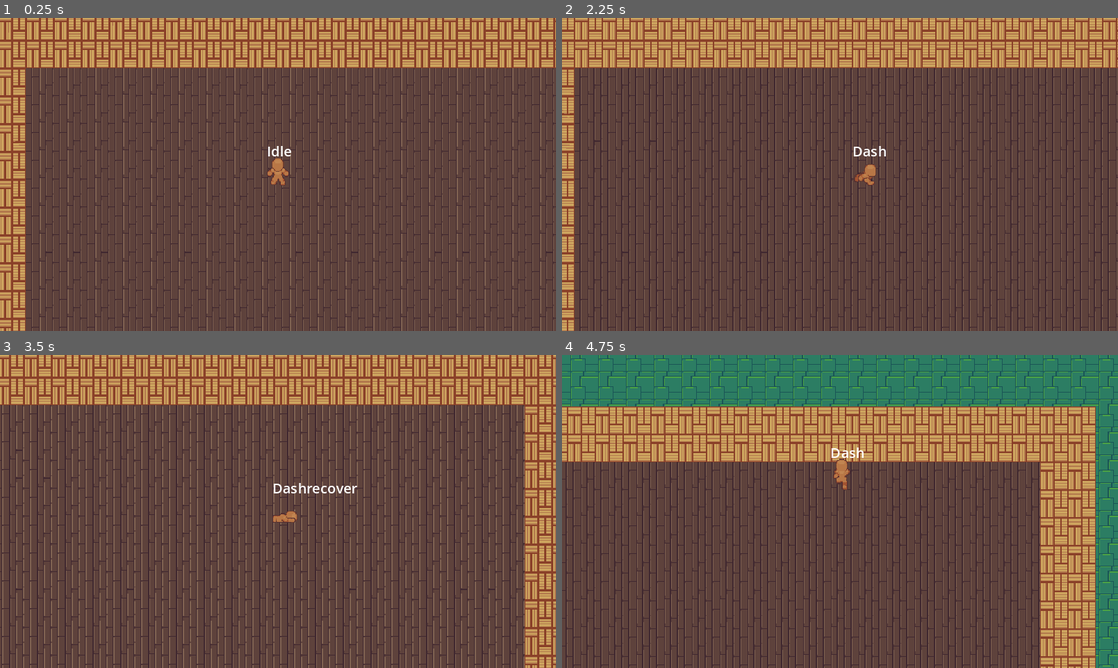
Above: before the commit, frames 1-4 (two rows, left to right).
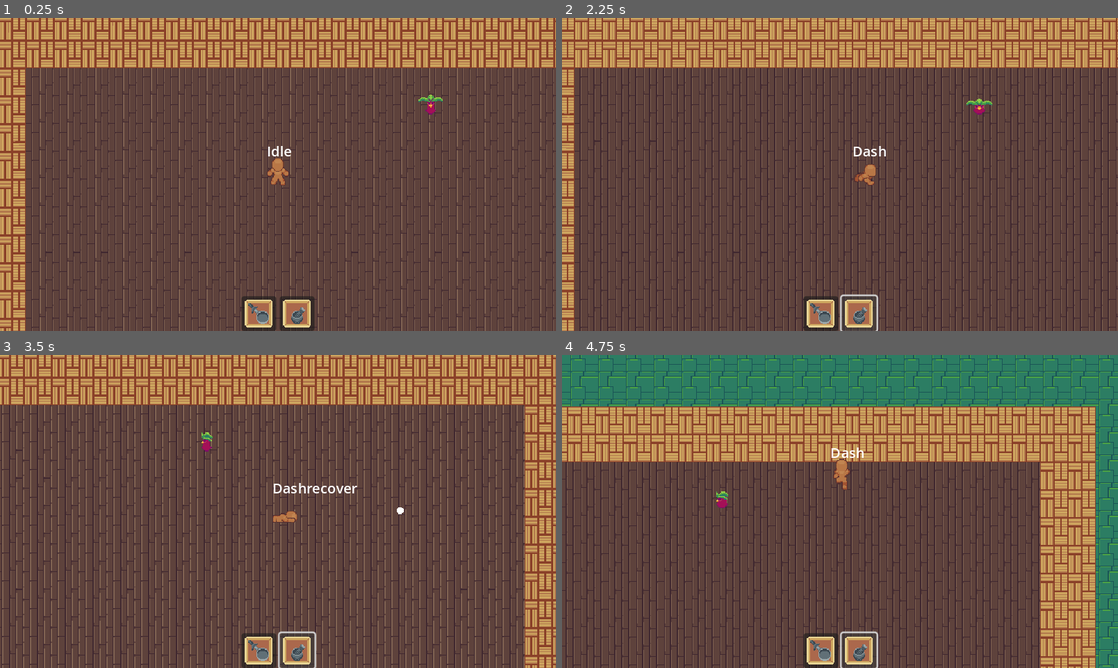
Above: after the commit, the same moments.

Repository: ajcar110/ARPG-Char-Control
Game: Godot game, scene res://game_master.tscn
The game is run twice, just before and just after one commit, with the same random seed, the same clock (stepped at 60 frames per second) and the same inputs.
Inputs (mouse positions are in pixels of both pictures, inside the frame that each line leads up to):
- Up to frame 1 (0.25 s): no input
- Up to frame 2 (2.25 s): click (823, 312) at 0.52 s; click (856, 312) at 1.27 s; hold D (move_right) from 2.03 s (still down); tap Space (dash) at 2.1 s
- Up to frame 3 (3.5 s): release D (move_right) at 2.78 s; hold S (move_down) from 2.78 s (still down); tap Q (ability1) at 2.85 s; tap Space (dash) at 3.05 s
- Up to frame 4 (4.75 s): release S (move_down) at 3.53 s; hold D (move_right) 3.53-4.28 s; tap F (atk) at 3.6 s; tap Space (dash) at 3.8, 4.35 s; hold W (move_up) from 4.28 s (still down)

The runs differ from the first frame. In frame 1, 1.4% of the frame differs, in the area x 43-80%, y 24-100%; in frame 2, 1.4%; in frame 3, 1.4%; in frame 4, 1.3%.
Error before the commit: Attempt to call function 'get_children' in base 'null instance' on a null instance. (res://Abilities/SpreadShot/SpreadShot.gd:27)

Commit message:
Implimenting Enemy system

Diff:
--- a/Abilities/SpreadShot/SpreadShot.tscn
+++ b/Abilities/SpreadShot/SpreadShot.tscn
@@ -4,3 +4,5 @@
 
 [node name="SpreadShot" type="Node2D"]
 script = ExtResource("1_sx0eg")
+
+[node name="Abilities" type="Node2D" parent="."]
--- /dev/null
+++ b/Entity/BaseEntity.gd
@@ -0,0 +1,28 @@
+extends CharacterBody2D
+
+class_name Entity
+@export var speed = 4
+
+signal FacingUpdated
+
+var attack
+var facing: String = "Down"
+var direction_map = {"Left":Vector2.LEFT,
+					"Right":Vector2.RIGHT,
+					"Up":Vector2.UP,
+					"Down":Vector2.DOWN}
+
+
+
+func facing_direction(targetdir):
+	if targetdir.x < 0: facing  = "Left"
+	elif targetdir.x > 0: facing = "Right"
+	elif targetdir.y >0: facing = "Down"
+	elif targetdir.y < 0: facing = "Up"
+
+
+func _on_detection_zone_body_entered(body):
+	var targetdir = self.position.direction_to(body.position)
+	facing_direction(targetdir)
+	print(facing)
+	FacingUpdated.emit()
--- /dev/null
+++ b/Entity/EntityPieces/EnemyIdle.gd
@@ -0,0 +1,16 @@
+extends State
+
+
+
+
+func _ready():
+	character.FacingUpdated.connect(on_facing_updated)
+
+
+func Enter():
+	animation.play("Idle" + character.facing)
+
+
+
+func on_facing_updated():
+	animation.play("Idle" + character.facing)
--- a/EntityPieces/damagable.tscn
+++ b/Entity/EntityPieces/damagable.tscn
@@ -1,6 +1,6 @@
 [gd_scene load_steps=2 format=3 uid="uid://cnppyhas123df"]
 
-[ext_resource type="Script" path="res://EntityPieces/Damagable.gd" id="1_2v0ag"]
+[ext_resource type="Script" path="res://Entity/EntityPieces/Damagable.gd" id="1_2v0ag"]
 
 [node name="Damagable" type="Node"]
 script = ExtResource("1_2v0ag")
--- a/EntityPieces/hitbox.tscn
+++ b/Entity/EntityPieces/hitbox.tscn
@@ -1,6 +1,6 @@
 [gd_scene load_steps=2 format=3 uid="uid://e570ysjrmaon"]
 
-[ext_resource type="Script" path="res://EntityPieces/Hitbox.gd" id="1_yk6xa"]
+[ext_resource type="Script" path="res://Entity/EntityPieces/Hitbox.gd" id="1_yk6xa"]
 
 [node name="HitBox" type="Area2D"]
 script = ExtResource("1_yk6xa")
--- /dev/null
+++ b/Entity/entity.tscn
@@ -0,0 +1,258 @@
+[gd_scene load_steps=15 format=3 uid="uid://ckdchykgxsdwu"]
+
+[ext_resource type="Script" path="res://Entity/BaseEntity.gd" id="1_nlwaq"]
+[ext_resource type="Script" path="res://StateMachine/StateMachine.gd" id="2_43dww"]
+[ext_resource type="Texture2D" uid="uid://c0cek3ethqp7e" path="res://Assets/Enemies/StationaryEnemies/Up/RubarianIdleUp.png" id="2_oboyj"]
+[ext_resource type="Script" path="res://Entity/EntityPieces/EnemyIdle.gd" id="3_wl3r4"]
+[ext_resource type="Texture2D" uid="uid://bqri84f454n0g" path="res://Assets/Enemies/StationaryEnemies/Left/RubarianIdleLeft.png" id="5_3lyu8"]
+[ext_resource type="Texture2D" uid="uid://bri3it0so0s5t" path="res://Assets/Enemies/StationaryEnemies/Right/RubarianIdleRight.png" id="6_4ovhp"]
+[ext_resource type="Texture2D" uid="uid://bmwgv4jj6dfu5" path="res://Assets/Enemies/StationaryEnemies/Down/RubarianIdleDown.png" id="7_jtt3h"]
+
+[sub_resource type="Animation" id="Animation_osmwk"]
+resource_name = "IdleUp"
+length = 0.8
+loop_mode = 1
+tracks/0/type = "value"
+tracks/0/imported = false
+tracks/0/enabled = true
+tracks/0/path = NodePath("Sprite2D:texture")
+tracks/0/interp = 1
+tracks/0/loop_wrap = true
+tracks/0/keys = {
+"times": PackedFloat32Array(0),
+"transitions": PackedFloat32Array(1),
+"update": 1,
+"values": [ExtResource("2_oboyj")]
+}
+tracks/1/type = "value"
+tracks/1/imported = false
+tracks/1/enabled = true
+tracks/1/path = NodePath("Sprite2D:hframes")
+tracks/1/interp = 1
+tracks/1/loop_wrap = true
+tracks/1/keys = {
+"times": PackedFloat32Array(0),
+"transitions": PackedFloat32Array(1),
+"update": 1,
+"values": [8]
+}
+tracks/2/type = "value"
+tracks/2/imported = false
+tracks/2/enabled = true
+tracks/2/path = NodePath("Sprite2D:frame")
+tracks/2/interp = 1
+tracks/2/loop_wrap = true
+tracks/2/keys = {
+"times": PackedFloat32Array(0, 0.1, 0.2, 0.3, 0.4, 0.5, 0.6, 0.7),
+"transitions": PackedFloat32Array(1, 1, 1, 1, 1, 1, 1, 1),
+"update": 1,
+"values": [0, 1, 2, 3, 4, 5, 6, 7]
+}
+
+[sub_resource type="Animation" id="Animation_3m1fa"]
+length = 0.001
+tracks/0/type = "value"
+tracks/0/imported = false
+tracks/0/enabled = true
+tracks/0/path = NodePath("Sprite2D:texture")
+tracks/0/interp = 1
+tracks/0/loop_wrap = true
+tracks/0/keys = {
+"times": PackedFloat32Array(0),
+"transitions": PackedFloat32Array(1),
+"update": 1,
+"values": [ExtResource("2_oboyj")]
+}
+tracks/1/type = "value"
+tracks/1/imported = false
+tracks/1/enabled = true
+tracks/1/path = NodePath("Sprite2D:hframes")
+tracks/1/interp = 1
+tracks/1/loop_wrap = true
+tracks/1/keys = {
+"times": PackedFloat32Array(0),
+"transitions": PackedFloat32Array(1),
+"update": 1,
+"values": [8]
+}
+tracks/2/type = "value"
+tracks/2/imported = false
+tracks/2/enabled = true
+tracks/2/path = NodePath("Sprite2D:frame")
+tracks/2/interp = 1
+tracks/2/loop_wrap = true
+tracks/2/keys = {
+"times": PackedFloat32Array(0),
+"transitions": PackedFloat32Array(1),
+"update": 1,
+"values": [0]
+}
+
+[sub_resource type="Animation" id="Animation_ku0p4"]
+resource_name = "IdleLeft"
+length = 0.8
+loop_mode = 1
+tracks/0/type = "value"
+tracks/0/imported = false
+tracks/0/enabled = true
+tracks/0/path = NodePath("Sprite2D:texture")
+tracks/0/interp = 1
+tracks/0/loop_wrap = true
+tracks/0/keys = {
+"times": PackedFloat32Array(0),
+"transitions": PackedFloat32Array(1),
+"update": 1,
+"values": [ExtResource("5_3lyu8")]
+}
+tracks/1/type = "value"
+tracks/1/imported = false
+tracks/1/enabled = true
+tracks/1/path = NodePath("Sprite2D:hframes")
+tracks/1/interp = 1
+tracks/1/loop_wrap = true
+tracks/1/keys = {
+"times": PackedFloat32Array(0),
+"transitions": PackedFloat32Array(1),
+"update": 1,
+"values": [8]
+}
+tracks/2/type = "value"
+tracks/2/imported = false
+tracks/2/enabled = true
+tracks/2/path = NodePath("Sprite2D:frame")
+tracks/2/interp = 1
+tracks/2/loop_wrap = true
+tracks/2/keys = {
+"times": PackedFloat32Array(0, 0.1, 0.2, 0.3, 0.4, 0.5, 0.6, 0.7),
+"transitions": PackedFloat32Array(1, 1, 1, 1, 1, 1, 1, 1),
+"update": 1,
+"values": [0, 1, 2, 3, 4, 5, 6, 7]
+}
+
+[sub_resource type="Animation" id="Animation_beh18"]
+resource_name = "IdleRight"
+length = 0.8
+loop_mode = 1
+tracks/0/type = "value"
+tracks/0/imported = false
+tracks/0/enabled = true
+tracks/0/path = NodePath("Sprite2D:texture")
+tracks/0/interp = 1
+tracks/0/loop_wrap = true
+tracks/0/keys = {
+"times": PackedFloat32Array(0),
+"transitions": PackedFloat32Array(1),
+"update": 1,
+"values": [ExtResource("6_4ovhp")]
+}
+tracks/1/type = "value"
+tracks/1/imported = false
+tracks/1/enabled = true
+tracks/1/path = NodePath("Sprite2D:hframes")
+tracks/1/interp = 1
+tracks/1/loop_wrap = true
+tracks/1/keys = {
+"times": PackedFloat32Array(0),
+"transitions": PackedFloat32Array(1),
+"update": 1,
+"values": [8]
+}
+tracks/2/type = "value"
+tracks/2/imported = false
+tracks/2/enabled = true
+tracks/2/path = NodePath("Sprite2D:frame")
+tracks/2/interp = 1
+tracks/2/loop_wrap = true
+tracks/2/keys = {
+"times": PackedFloat32Array(0, 0.1, 0.2, 0.3, 0.4, 0.5, 0.6, 0.7),
+"transitions": PackedFloat32Array(1, 1, 1, 1, 1, 1, 1, 1),
+"update": 1,
+"values": [0, 1, 2, 3, 4, 5, 6, 7]
+}
+
+[sub_resource type="Animation" id="Animation_r540c"]
+resource_name = "IdleDown"
+length = 0.8
+loop_mode = 1
+tracks/0/type = "value"
+tracks/0/imported = false
+tracks/0/enabled = true
+tracks/0/path = NodePath("Sprite2D:texture")
+tracks/0/interp = 1
+tracks/0/loop_wrap = true
+tracks/0/keys = {
+"times": PackedFloat32Array(0),
+"transitions": PackedFloat32Array(1),
+"update": 1,
+"values": [ExtResource("7_jtt3h")]
+}
+tracks/1/type = "value"
+tracks/1/imported = false
+tracks/1/enabled = true
+tracks/1/path = NodePath("Sprite2D:hframes")
+tracks/1/interp = 1
+tracks/1/loop_wrap = true
+tracks/1/keys = {
+"times": PackedFloat32Array(0),
+"transitions": PackedFloat32Array(1),
+"update": 1,
+"values": [8]
+}
+tracks/2/type = "value"
+tracks/2/imported = false
+tracks/2/enabled = true
+tracks/2/path = NodePath("Sprite2D:frame")
+tracks/2/interp = 1
+tracks/2/loop_wrap = true
+tracks/2/keys = {
+"times": PackedFloat32Array(0, 0.1, 0.2, 0.3, 0.4, 0.5, 0.6, 0.7),
+"transitions": PackedFloat32Array(1, 1, 1, 1, 1, 1, 1, 1),
+"update": 1,
+"values": [0, 1, 2, 3, 4, 5, 6, 7]
+}
+
+[sub_resource type="AnimationLibrary" id="AnimationLibrary_1bl67"]
+_data = {
+"IdleDown": SubResource("Animation_r540c"),
+"IdleLeft": SubResource("Animation_ku0p4"),
+"IdleRight": SubResource("Animation_beh18"),
+"IdleUp": SubResource("Animation_osmwk"),
+"RESET": SubResource("Animation_3m1fa")
+}
+
+[sub_resource type="CircleShape2D" id="CircleShape2D_0pw4g"]
+radius = 96.0
+
+[node name="Entity" type="CharacterBody2D"]
+collision_layer = 16
+collision_mask = 7
+script = ExtResource("1_nlwaq")
+
+[node name="Sprite2D" type="Sprite2D" parent="."]
+position = Vector2(0, -8)
+texture = ExtResource("2_oboyj")
+hframes = 8
+
+[node name="StateMachine" type="Node" parent="." node_paths=PackedStringArray("InitialState")]
+script = ExtResource("2_43dww")
+InitialState = NodePath("Idle")
+
+[node name="Idle" type="Node" parent="StateMachine" node_paths=PackedStringArray("character", "animation")]
+script = ExtResource("3_wl3r4")
+character = NodePath("../..")
+animation = NodePath("../../AnimationPlayer")
+
+[node name="AnimationPlayer" type="AnimationPlayer" parent="."]
+autoplay = "IdleDown"
+libraries = {
+"": SubResource("AnimationLibrary_1bl67")
+}
+
+[node name="DetectionZone" type="Area2D" parent="."]
+collision_layer = 0
+collision_mask = 4
+
+[node name="CollisionShape2D" type="CollisionShape2D" parent="DetectionZone"]
+shape = SubResource("CircleShape2D_0pw4g")
+
+[connection signal="body_entered" from="DetectionZone" to="." method="_on_detection_zone_body_entered"]
--- a/Player/Player.gd
+++ b/Player/Player.gd
@@ -22,7 +22,7 @@
 					"Down":Vector2.DOWN}
 
 func _ready():
-	ability_1 = Utils.load_ability(self,"SpreadShot")
+	ability_1 = Utils.load_ability(self,"Shoot")
 
 func handleInput():
 	direction = Input.get_vector("move_left", "move_right", "move_up", "move_down")
@@ -32,7 +32,7 @@
 	if Input.is_action_just_pressed("dash") && can_dash:
 		dashing = true
 		if direction == Vector2.ZERO:
-			direction = Vector2.DOWN
+			direction = direction_map[facing]
 		dash_direction = direction.normalized()
 		velocity = dash_direction * (dash_speed*32)
 	if Input.is_action_just_pressed("atk"):
--- a/Player/States/PlayerIdle.gd
+++ b/Player/States/PlayerIdle.gd
@@ -1,6 +1,7 @@
 extends State
 
 class_name Idle
+
 
 func Enter():
 	if character.hurtbox:
--- a/Player/player.tscn
+++ b/Player/player.tscn
@@ -1,7 +1,7 @@
-[gd_scene load_steps=54 format=3 uid="uid://dtjfsbetvmbv6"]
+[gd_scene load_steps=55 format=3 uid="uid://dtjfsbetvmbv6"]
 
 [ext_resource type="Script" path="res://Player/Player.gd" id="1_04dfh"]
-[ext_resource type="PackedScene" uid="uid://cgn6y6i3qwm2d" path="res://EntityPieces/hurtbox.tscn" id="2_plmk4"]
+[ext_resource type="PackedScene" uid="uid://cgn6y6i3qwm2d" path="res://Entity/EntityPieces/hurtbox.tscn" id="2_plmk4"]
 [ext_resource type="Texture2D" uid="uid://tnwm5j3bupdx" path="res://Assets/character/Template/Down/TemplateDownATK.png" id="3_ofeor"]
 [ext_resource type="Texture2D" uid="uid://br65na8kqxnuh" path="res://Assets/character/Template/Left/TemplateLeftAtk.png" id="4_xmilx"]
 [ext_resource type="Texture2D" uid="uid://drek4mcx2h7nc" path="res://Assets/character/Template/Right/TemplateRightAtk.png" id="5_qpkrp"]
@@ -29,7 +29,7 @@
 [ext_resource type="Script" path="res://Player/States/Dashrecover.gd" id="27_0yykl"]
 [ext_resource type="Script" path="res://Player/States/PlayerAttack.gd" id="28_5yrpp"]
 [ext_resource type="Script" path="res://Label.gd" id="29_qhy50"]
-[ext_resource type="PackedScene" uid="uid://cnppyhas123df" path="res://EntityPieces/damagable.tscn" id="30_80bc7"]
+[ext_resource type="PackedScene" uid="uid://cnppyhas123df" path="res://Entity/EntityPieces/damagable.tscn" id="30_80bc7"]
 
 [sub_resource type="RectangleShape2D" id="RectangleShape2D_wsr8o"]
 size = Vector2(22, 29)
@@ -910,6 +910,8 @@
 "WalkUp": SubResource("Animation_cgh1q")
 }
 
+[sub_resource type="CapsuleShape2D" id="CapsuleShape2D_bifk3"]
+
 [node name="Player" type="CharacterBody2D"]
 collision_layer = 4
 collision_mask = 3
@@ -979,7 +981,9 @@
 "": SubResource("AnimationLibrary_y45ap")
 }
 
+[node name="CollisionShape2D" type="CollisionShape2D" parent="."]
+shape = SubResource("CapsuleShape2D_bifk3")
+
 [connection signal="timeout" from="ATKTimer" to="StateMachine/Attack" method="_on_timer_timeout"]
-[connection signal="animation_finished" from="AnimationPlayer" to="StateMachine/Dash" method="_on_animation_player_animation_finished"]
 
 [editable path="HurtBox"]
--- a/StateMachine/BaseState.gd
+++ b/StateMachine/BaseState.gd
@@ -18,5 +18,6 @@
 	pass
 
 func Physics_Update(delta:float):
-	character.handleInput()
+	if character.has_method("handleInput"):
+		character.handleInput()
 	character.move_and_slide()
--- /dev/null
+++ b/UI/hotbar.tscn
@@ -0,0 +1,34 @@
+[gd_scene load_steps=3 format=3 uid="uid://col2su54bji23"]
+
+[ext_resource type="Texture2D" uid="uid://7aquhh1g53ck" path="res://Assets/UI/HotbarPan.png" id="1_mlxke"]
+[ext_resource type="Texture2D" uid="uid://db8i043tsx388" path="res://Assets/UI/HotbarMortar.png" id="2_psqsi"]
+
+[node name="Hotbar" type="Control"]
+layout_mode = 3
+anchors_preset = 15
+anchor_right = 1.0
+anchor_bottom = 1.0
+grow_horizontal = 2
+grow_vertical = 2
+
+[node name="GridContainer" type="GridContainer" parent="."]
+layout_mode = 1
+anchors_preset = 7
+anchor_left = 0.5
+anchor_top = 1.0
+anchor_right = 0.5
+anchor_bottom = 1.0
+offset_left = -20.0
+offset_top = -40.0
+offset_right = 20.0
+grow_horizontal = 2
+grow_vertical = 0
+columns = 10
+
+[node name="Button" type="Button" parent="GridContainer"]
+layout_mode = 2
+icon = ExtResource("1_mlxke")
+
+[node name="Button2" type="Button" parent="GridContainer"]
+layout_mode = 2
+icon = ExtResource("2_psqsi")
--- a/game_master.tscn
+++ b/game_master.tscn
@@ -1,7 +1,9 @@
-[gd_scene load_steps=5 format=3 uid="uid://opoto134h6hl"]
+[gd_scene load_steps=7 format=3 uid="uid://opoto134h6hl"]
 
 [ext_resource type="PackedScene" uid="uid://dtjfsbetvmbv6" path="res://Player/player.tscn" id="1_jppqs"]
 [ext_resource type="Texture2D" uid="uid://duexgt5678a7x" path="res://Assets/Tiles/Floors1.png" id="2_ucaqs"]
+[ext_resource type="PackedScene" uid="uid://col2su54bji23" path="res://UI/hotbar.tscn" id="3_ens6o"]
+[ext_resource type="PackedScene" uid="uid://ckdchykgxsdwu" path="res://Entity/entity.tscn" id="4_63xi6"]
 
 [sub_resource type="TileSetAtlasSource" id="TileSetAtlasSource_63tx2"]
 texture = ExtResource("2_ucaqs")
@@ -27,3 +29,10 @@
 [node name="Camera2D" type="Camera2D" parent="Player"]
 position = Vector2(0, 1)
 position_smoothing_enabled = true
+
+[node name="CanvasLayer" type="CanvasLayer" parent="."]
+
+[node name="Hotbar" parent="CanvasLayer" instance=ExtResource("3_ens6o")]
+
+[node name="Entity" parent="." instance=ExtResource("4_63xi6")]
+position = Vector2(658, 205)
Binary file added: Assets/Enemies/StationaryEnemies/Down/RubarianIdleDown.png
Not shown, added: Assets/Enemies/StationaryEnemies/Down/RubarianIdleDown.png.import
Binary file added: Assets/Enemies/StationaryEnemies/Left/RubarianIdleLeft.png
Not shown, added: Assets/Enemies/StationaryEnemies/Left/RubarianIdleLeft.png.import
Binary file added: Assets/Enemies/StationaryEnemies/Right/RubarianIdleRight.png
Not shown, added: Assets/Enemies/StationaryEnemies/Right/RubarianIdleRight.png.import
Binary file added: Assets/Enemies/StationaryEnemies/Up/RubarianIdleUp.png
Not shown, added: Assets/Enemies/StationaryEnemies/Up/RubarianIdleUp.png.import
Binary file added: Assets/UI/HotbarMortar.png
Not shown, added: Assets/UI/HotbarMortar.png.import
Binary file added: Assets/UI/HotbarPan.png
Not shown, added: Assets/UI/HotbarPan.png.import
(and 4 more such lines)
